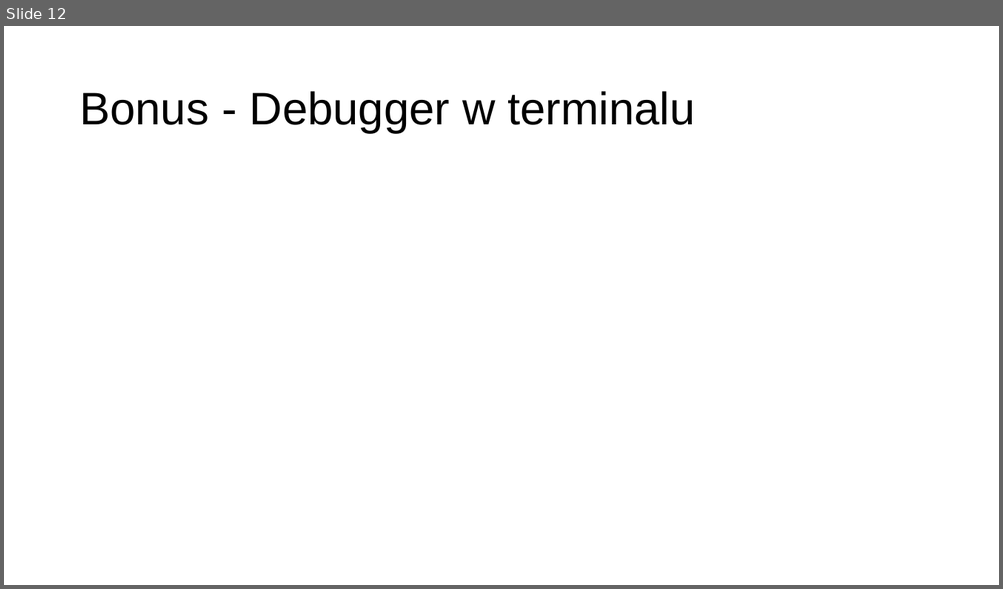
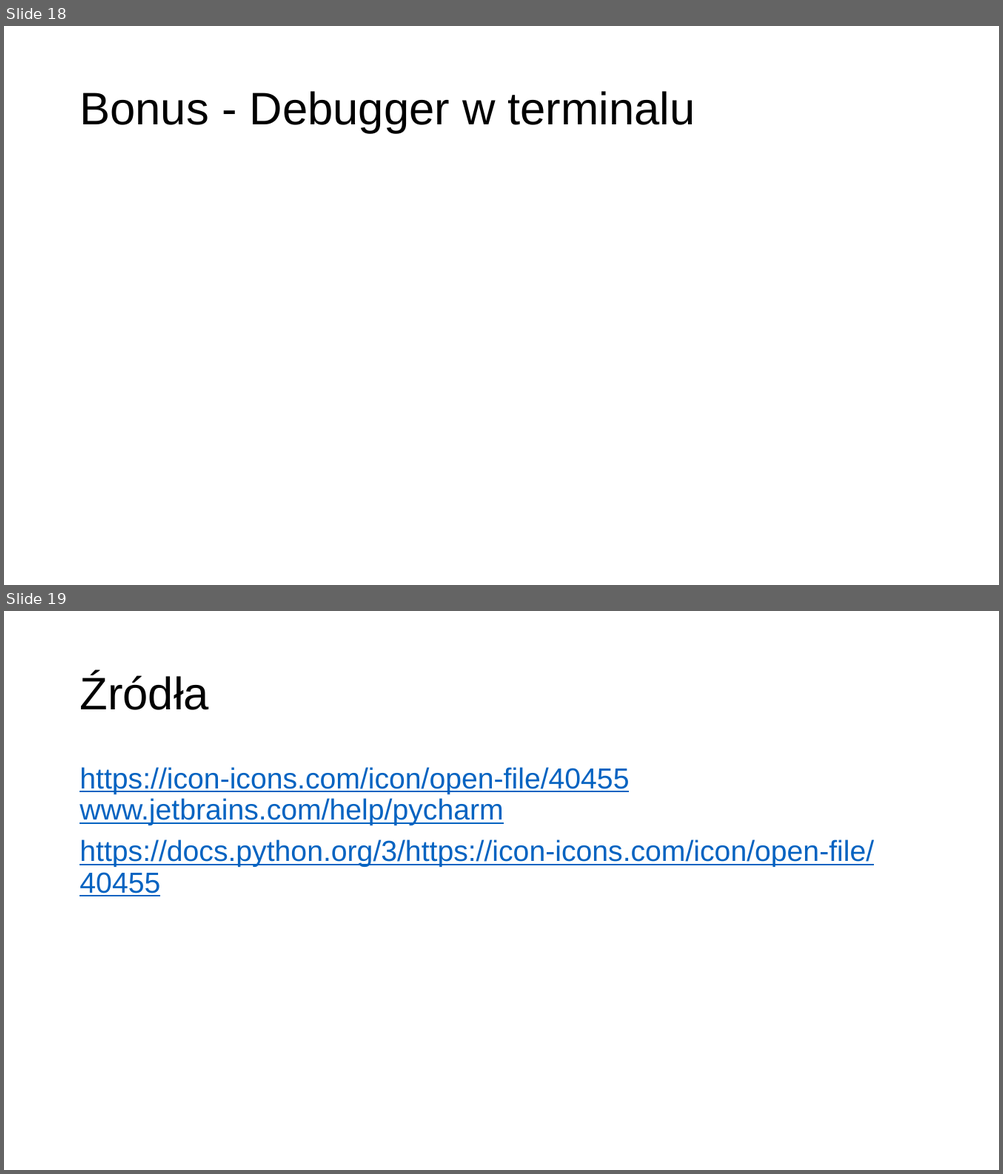
Before and after one commit to MikoStoro/ETI_Academy_Matura, a slide deck: prezentacje/prezentacja1.pptx. Shown one above the other, each under a label of ours: slide 12 before the commit, slides 18 and 19 after it. The pictures are 1003x589 and 1003x1174 pixels, drawn with LibreOffice and Linux fonts; fonts in the diff are those of the drawing; background and template pictures are left out. Boxes give left, top, right and bottom in pixels: in the first picture for what was removed or moved away, otherwise in the second. Text is boxed around its words. In the diff, an @@ line names an element or a change of style, - is before the commit and + after.

```diff
--- a/prezentacje/prezentacja1.pptx
+++ b/prezentacje/prezentacja1.pptx
@@ slide 19 added at [4,611,999,1170], background picture (left out) @@
@@ title added at [79,673,208,710], 44 pt, text #000000 @@
+Źródła
@@ text added at [79,767,874,897], 28 pt, text #0563C1, underline @@
+https://icon-icons.com/icon/open-file/40455
+www.jetbrains.com/help/pycharm
+https://docs.python.org/3/https://icon-icons.com/icon/open-file/40455
@@ what was slide 12 is now slide 18 @@
```
Also in this commit, not shown: 2 slides changed, 7 other slides added, 2 slides removed, 9 other files.
